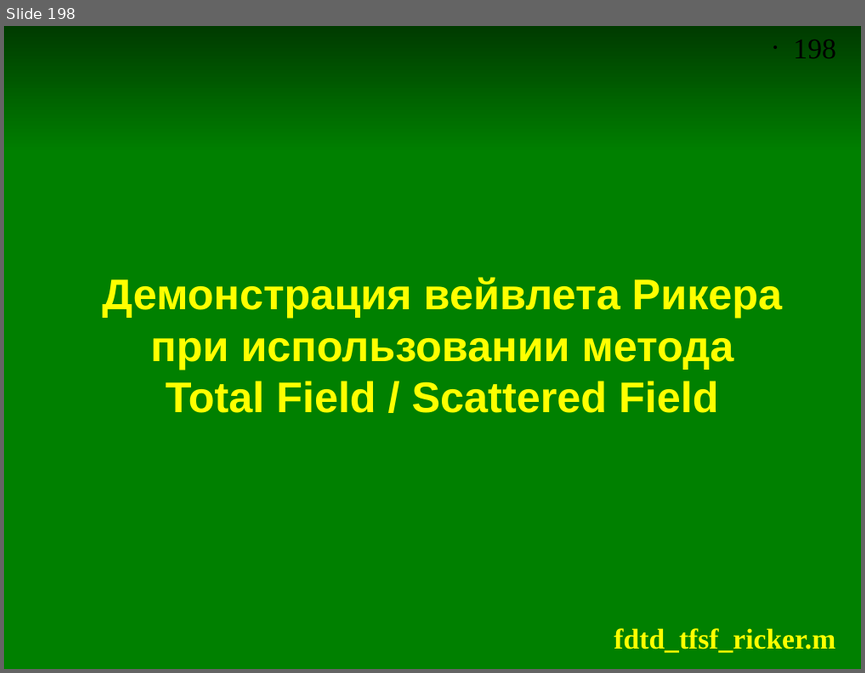
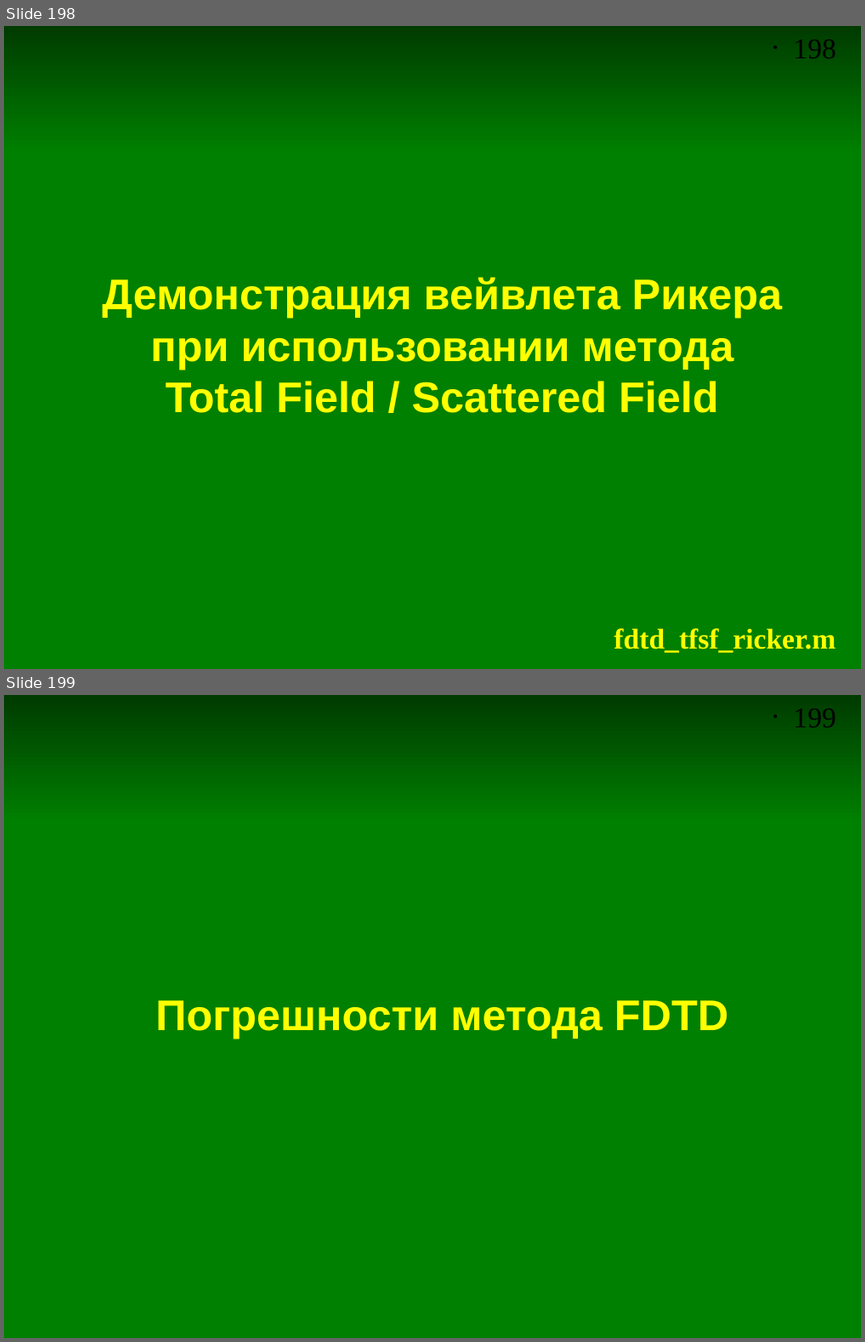
Before and after one commit to andris0147sv/modelling, a slide deck: presentations/2. FDTD.odp. Shown one above the other, each under a label of ours: slide 198 before the commit, slides 198 and 199 after it. The pictures are 865x673 and 865x1342 pixels, drawn with LibreOffice and Linux fonts; fonts in the diff are those of the drawing. Boxes give left, top, right and bottom in pixels: in the first picture for what was removed or moved away, otherwise in the second. Text is boxed around its words. In the diff, an @@ line names an element or a change of style, - is before the commit and + after.

Commit message:
Добавлены скрипт и слайды про погрешности метода FDTD

```diff
--- a/presentations/2. FDTD.odp
+++ b/presentations/2. FDTD.odp
@@ slide 199 added at <box>4,695,861,1338</box>, background #FFFFFF; not listed: 2 template elements that a slide beside it also shows @@
@@ rectangle added at <box>4,820,861,1338</box>, fill #008000, outline #008000 0 pt @@
@@ title added at <box>155,1000,728,1038</box>, 36 pt, text #FFFF00, bold @@
+Погрешности метода FDTD
```
Also in this commit, not shown: 5 other slides added, 2 other files.
